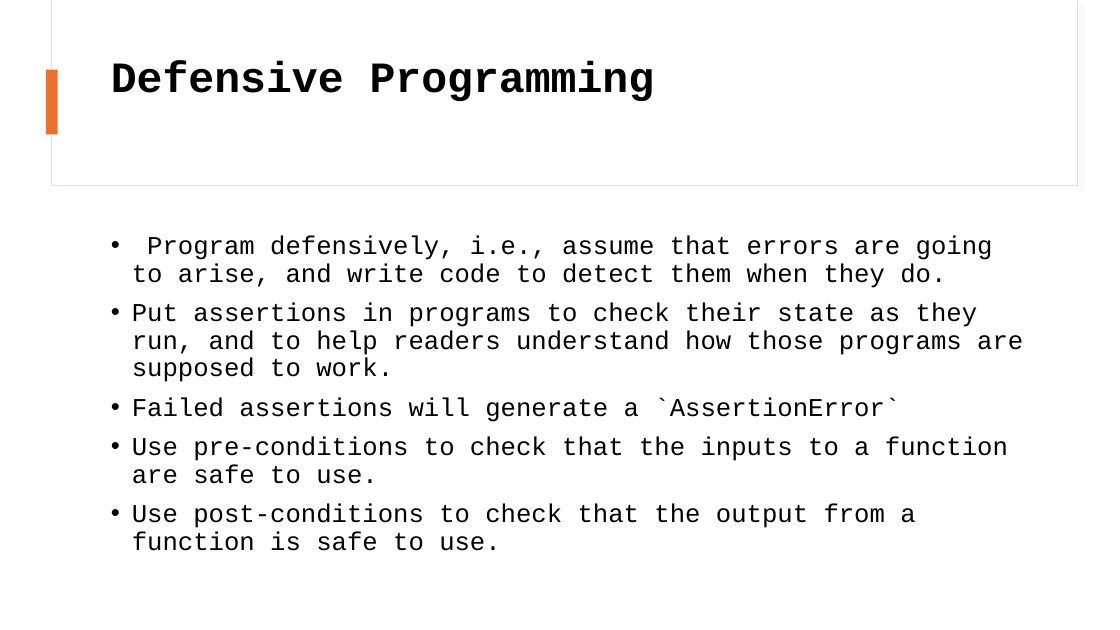
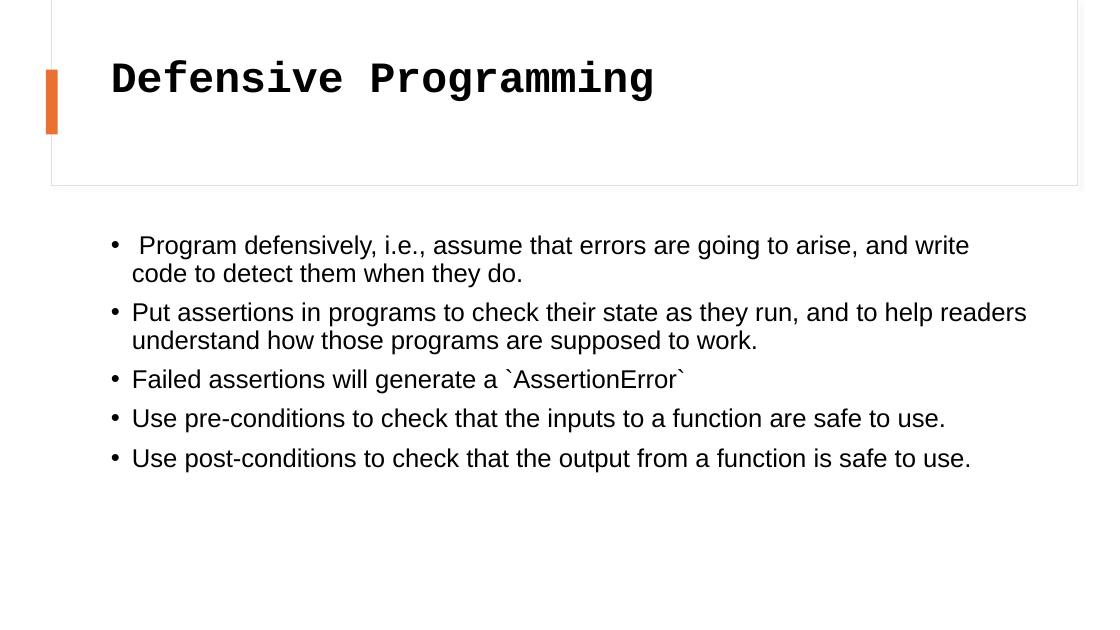
Before and after one commit to 4TUResearchData-Carpentries/software_carpentry_learner, a slide deck: slide 7 of python/Python_2_slides.pptx. Drawn at 1120x630 pixels with LibreOffice and Linux fonts; fonts in the diff are those of the drawing. Boxes give left, top, right and bottom in pixels: in the first picture for what was removed or moved away, otherwise in the second. Text is boxed around its words. In the diff, an @@ line names an element or a change of style, - is before the commit and + after.

```diff
--- a/python/Python_2_slides.pptx
+++ b/python/Python_2_slides.pptx
@@ text "Program defensively, i.e., assume that ..." at <box>132,235,1027,473</box>: font Courier New to Arial @@
```
Also in this commit, not shown: 3 other slides changed, 3 other files.
